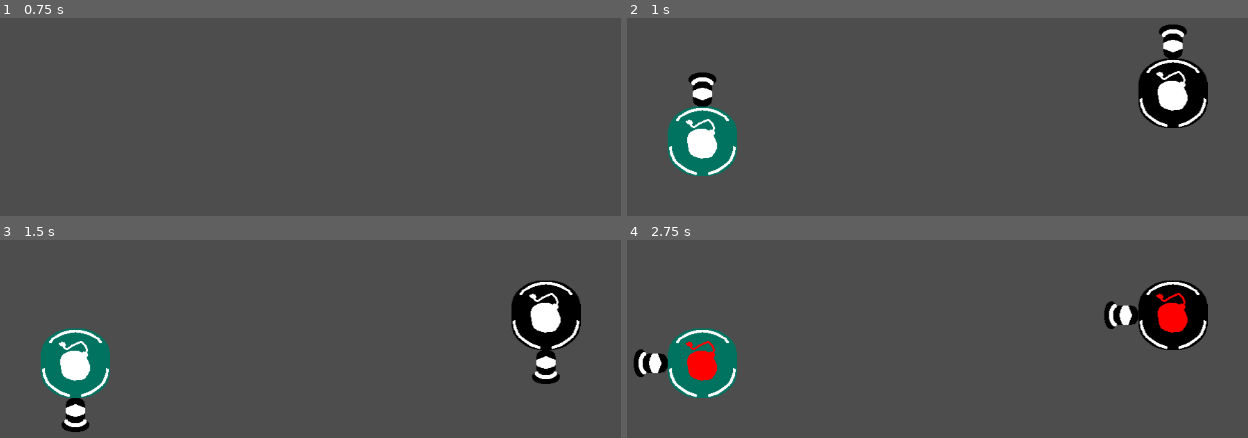
Above: before the commit, frames 1-4 (two rows, left to right).
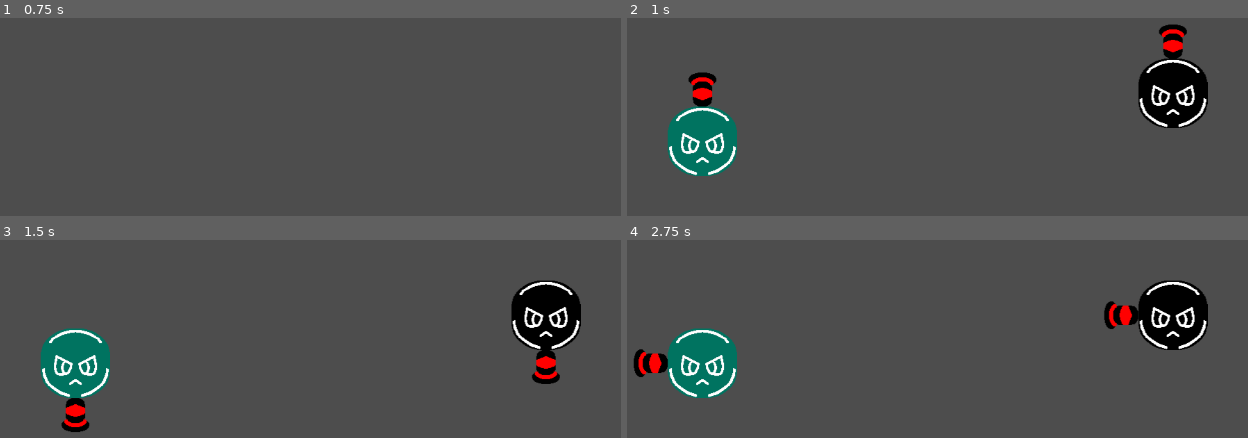
Above: after the commit, the same moments.

Repository: StickyBeacon/balloons
Game: Godot game, scene res://spaces/world.tscn
Two runs of this game, one before a commit and one after it. Both use one fixed random seed, a clock stepped at 60 frames per second and the inputs below. The engine's default icon, where the game draws it, is replaced by a stand-in: a white triangle on a blue panel in a dark square.
Inputs (mouse positions are in pixels of both pictures, inside the frame that each line leads up to):
- Up to frame 1 (0.75 s): tap Enter at 0.5 s; move the mouse to (447, 71) at 0.52 s; click (447, 71) at 0.67 s
- Up to frame 2 (1 s): no input
- Up to frame 3 (1.5 s): move the mouse to (111, 339) at 1.27 s; click (111, 339) at 1.42 s
- Up to frame 4 (2.75 s): move the mouse to (outside the picture) at 2.02 s; click (outside the picture) at 2.17 s

Frame 1 is identical in both runs. In frame 2, 2.2% of the frame differs, in the area x 8-92%, y 5-74%; in frame 3, 2.1%; in frame 4, 2.4%, in the area x 1-92%, y 26-74%.

Commit message:
re-gameplay

Diff:
--- a/items/bom.gd
+++ b/items/bom.gd
@@ -25,3 +25,7 @@
 		balloon.apply_central_impulse(force_dir*EXPLODE_FORCE)
 		balloon.get_hit()
 	queue_free()
+
+
+func _process(_delta: float) -> void:
+	%TextureProgressBar.value = int((1 - (%BomTimer.time_left/3))*100)
--- a/items/bom.tscn
+++ b/items/bom.tscn
@@ -1,9 +1,8 @@
-[gd_scene load_steps=6 format=3 uid="uid://gb8gn71yduqt"]
+[gd_scene load_steps=5 format=3 uid="uid://gb8gn71yduqt"]
 
 [ext_resource type="PackedScene" uid="uid://b1tepfbuvkv0e" path="res://items/item.tscn" id="1_f0ie4"]
 [ext_resource type="Script" uid="uid://be2ttfjukscxb" path="res://items/bom.gd" id="2_w81c7"]
-[ext_resource type="Texture2D" uid="uid://d0c3yt2ugmg7e" path="res://icon.svg" id="3_revlv"]
-[ext_resource type="Material" uid="uid://ctq6nmm1vsks1" path="res://materials/neon.tres" id="3_vk0et"]
+[ext_resource type="Texture2D" uid="uid://chl4f7f4t2xt8" path="res://assets/images/bomb_icon.png" id="3_tkmgv"]
 
 [sub_resource type="CircleShape2D" id="CircleShape2D_w81c7"]
 radius = 133.82077
@@ -16,9 +15,10 @@
 script = ExtResource("2_w81c7")
 
 [node name="Icon" parent="." index="1"]
-scale = Vector2(0.50711936, 0.50711936)
+texture = ExtResource("3_tkmgv")
 
 [node name="BomTimer" type="Timer" parent="." index="2"]
+unique_name_in_owner = true
 wait_time = 3.0
 one_shot = true
 autostart = true
@@ -28,12 +28,26 @@
 collision_layer = 0
 collision_mask = 2
 
-[node name="Icon2" type="Sprite2D" parent="BomArea" index="0"]
-modulate = Color(1, 0, 0, 0.41960785)
-z_index = 10
-material = ExtResource("3_vk0et")
-scale = Vector2(2.088124, 2.088124)
-texture = ExtResource("3_revlv")
+[node name="TextureProgressBar" type="TextureProgressBar" parent="BomArea" index="0"]
+unique_name_in_owner = true
+texture_filter = 1
+anchors_preset = 8
+anchor_left = 0.5
+anchor_top = 0.5
+anchor_right = 0.5
+anchor_bottom = 0.5
+offset_left = -298.0
+offset_top = -326.99997
+offset_right = -198.0
+offset_bottom = -226.99997
+grow_horizontal = 2
+grow_vertical = 2
+scale = Vector2(6.0718374, 6.0718374)
+fill_mode = 4
+texture_under = ExtResource("3_tkmgv")
+texture_progress = ExtResource("3_tkmgv")
+tint_under = Color(0, 0, 0, 0.16862746)
+tint_progress = Color(1, 0, 0, 0.4862745)
 
 [node name="CollisionShape2D" type="CollisionShape2D" parent="BomArea" index="1"]
 shape = SubResource("CircleShape2D_w81c7")
--- a/items/bouncy_ball.tscn
+++ b/items/bouncy_ball.tscn
@@ -2,7 +2,7 @@
 
 [ext_resource type="PackedScene" uid="uid://b1tepfbuvkv0e" path="res://items/item.tscn" id="1_ykr6r"]
 [ext_resource type="Script" uid="uid://cxatrxqtd4xtc" path="res://items/bouncy_ball.gd" id="2_4r5u0"]
-[ext_resource type="Material" uid="uid://ctq6nmm1vsks1" path="res://materials/neon.tres" id="3_4r5u0"]
+[ext_resource type="Texture2D" uid="uid://bgggbudll0ms5" path="res://assets/images/bouncy_icon.png" id="3_4r5u0"]
 
 [sub_resource type="PhysicsMaterial" id="PhysicsMaterial_ykr6r"]
 friction = 0.0
@@ -21,7 +21,7 @@
 
 [node name="Icon" parent="." index="1"]
 modulate = Color(0, 0.6482414, 0.15528259, 1)
-material = ExtResource("3_4r5u0")
+texture = ExtResource("3_4r5u0")
 
 [node name="PlayerDetector" type="Area2D" parent="." index="2"]
 collision_layer = 0
--- a/items/grapple.gd
+++ b/items/grapple.gd
@@ -22,6 +22,9 @@
 
 
 func _physics_process(_delta: float) -> void:
+	%GrappleLine.points[0] = global_position
+	%GrappleLine.points[1] = player.global_position
+
 	if grab_object:
 		global_position = grab_object.global_position
 		pull_to_target()
@@ -52,5 +55,3 @@
 
 	var grab_dir = (global_position - player.global_position).normalized()
 	player.apply_central_force(grab_dir*GRAB_FORCE)
-	%GrappleLine.points[0] = global_position
-	%GrappleLine.points[1] = player.global_position
--- a/items/grapple.tscn
+++ b/items/grapple.tscn
@@ -1,9 +1,8 @@
-[gd_scene load_steps=6 format=3 uid="uid://bvrwnnf8gg0u0"]
+[gd_scene load_steps=5 format=3 uid="uid://bvrwnnf8gg0u0"]
 
 [ext_resource type="PackedScene" uid="uid://b1tepfbuvkv0e" path="res://items/item.tscn" id="1_o3t4n"]
 [ext_resource type="Script" uid="uid://c7thi0afjh8sh" path="res://items/grapple.gd" id="2_slp1j"]
-[ext_resource type="Material" uid="uid://ctq6nmm1vsks1" path="res://materials/neon.tres" id="3_1yruj"]
-[ext_resource type="Texture2D" uid="uid://d0c3yt2ugmg7e" path="res://icon.svg" id="3_16mqn"]
+[ext_resource type="Texture2D" uid="uid://dqno65b623mav" path="res://assets/images/grapple_icon.png" id="3_16mqn"]
 
 [sub_resource type="CircleShape2D" id="CircleShape2D_16mqn"]
 radius = 20.0
@@ -13,23 +12,7 @@
 script = ExtResource("2_slp1j")
 
 [node name="Icon" parent="." index="1"]
-modulate = Color(0.25272983, 0.50369453, 1, 1)
-material = ExtResource("3_1yruj")
-
-[node name="Icon3" type="Sprite2D" parent="Icon" index="0"]
-modulate = Color(0.25272983, 0.50369453, 1, 1)
-z_index = 10
-material = ExtResource("3_1yruj")
-position = Vector2(91.29796, -54.10249)
-scale = Vector2(0.6019555, 1.3500773)
-texture = ExtResource("3_16mqn")
-
-[node name="Icon4" type="Sprite2D" parent="Icon" index="1"]
-modulate = Color(0.25272983, 0.50369453, 1, 1)
-z_index = 10
-material = ExtResource("3_1yruj")
-position = Vector2(-91.29795, -54.10249)
-scale = Vector2(0.6019555, 1.3500773)
+modulate = Color(0, 0, 1, 1)
 texture = ExtResource("3_16mqn")
 
 [node name="ThingGrabber" type="Area2D" parent="." index="2"]
--- a/items/item.tscn
+++ b/items/item.tscn
@@ -20,5 +20,4 @@
 modulate = Color(1, 0, 0, 1)
 z_index = 10
 material = ExtResource("2_k7rtb")
-scale = Vector2(0.295735, 0.295735)
 texture = ExtResource("2_buahv")
--- a/player/ammo_switcher.gd
+++ b/player/ammo_switcher.gd
@@ -4,12 +4,7 @@
 var _current_index : int = 0:
 	set(value):
 		_current_index = value
-		%AmmoIcon.modulate = _colors[_current_index]
-		%AmmoIcon.frame = value
-
-
-func _on_ammo_switch_timer_timeout() -> void:
-	switch_ammo()
+		%AimerNode.modulate = _colors[_current_index]
 
 
 func switch_ammo() -> void:
--- a/player/player_balloon.tscn
+++ b/player/player_balloon.tscn
@@ -55,17 +55,18 @@
 
 [node name="BalloonBackground" type="Sprite2D" parent="."]
 unique_name_in_owner = true
+modulate = Color(0, 0, 0, 1)
 texture = ExtResource("2_jljb4")
 
 [node name="CharacterFace" type="Sprite2D" parent="."]
 unique_name_in_owner = true
-visible = false
 z_index = 1
 material = ExtResource("3_11r0i")
 texture = ExtResource("4_167bi")
 
 [node name="AmmoIcon" type="AnimatedSprite2D" parent="."]
 unique_name_in_owner = true
+visible = false
 sprite_frames = SubResource("SpriteFrames_jji2b")
 
 [node name="PlayerHP1" type="Sprite2D" parent="."]
@@ -82,6 +83,7 @@
 
 [node name="AimerNode" type="Node2D" parent="."]
 unique_name_in_owner = true
+modulate = Color(1, 0, 0, 1)
 
 [node name="AimerIcon" type="Sprite2D" parent="AimerNode"]
 z_index = 10
@@ -102,11 +104,6 @@
 unique_name_in_owner = true
 script = ExtResource("4_30ftv")
 
-[node name="AmmoSwitchTimer" type="Timer" parent="PrivateScripts/AmmoSwitcher"]
-unique_name_in_owner = true
-wait_time = 0.5
-autostart = true
-
 [node name="AmmoContainer" type="Node" parent="PrivateScripts"]
 unique_name_in_owner = true
 script = ExtResource("5_c4xvv")
@@ -118,5 +115,3 @@
 [node name="LightOccluder2D" type="LightOccluder2D" parent="."]
 visible = false
 occluder = SubResource("OccluderPolygon2D_5se1h")
-
-[connection signal="timeout" from="PrivateScripts/AmmoSwitcher/AmmoSwitchTimer" to="PrivateScripts/AmmoSwitcher" method="_on_ammo_switch_timer_timeout"]
--- a/player/state_machine.gd
+++ b/player/state_machine.gd
@@ -2,24 +2,10 @@
 
 @onready var player : PlayerBalloon = $"../.."
 
-var _is_aiming : bool = false:
-	set(value):
-		_is_aiming = value
-		%AmmoIcon.visible = not value
-		%CharacterFace.visible = value
-
 
 func press_button() -> void:
-	if _is_aiming:
-		shoot()
-		%AimerNode.modulate = Color.WHITE
-		%AmmoSwitcher.switch_ammo()
-		%AmmoSwitchTimer.start()
-	else:
-		%AimerNode.modulate = %AmmoIcon.modulate
-		%AmmoSwitchTimer.stop()
-		pass
-	_is_aiming = not _is_aiming
+	shoot()
+	%AmmoSwitcher.switch_ammo()
 
 
 func shoot() -> void:
